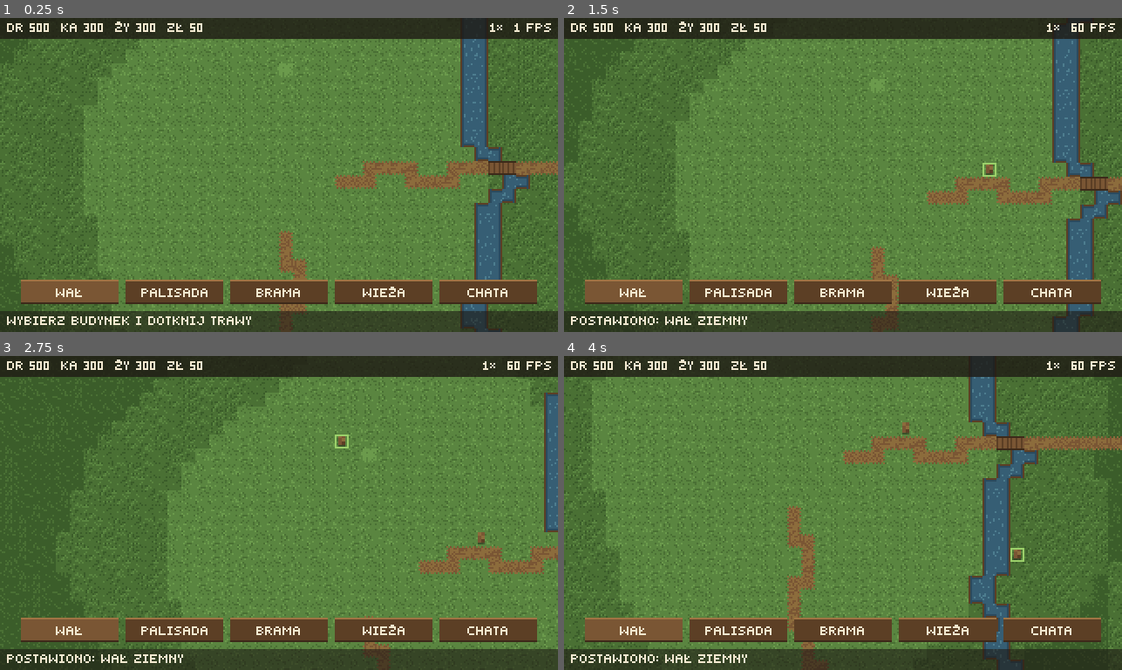
Above: before the commit, frames 1-4 (two rows, left to right).
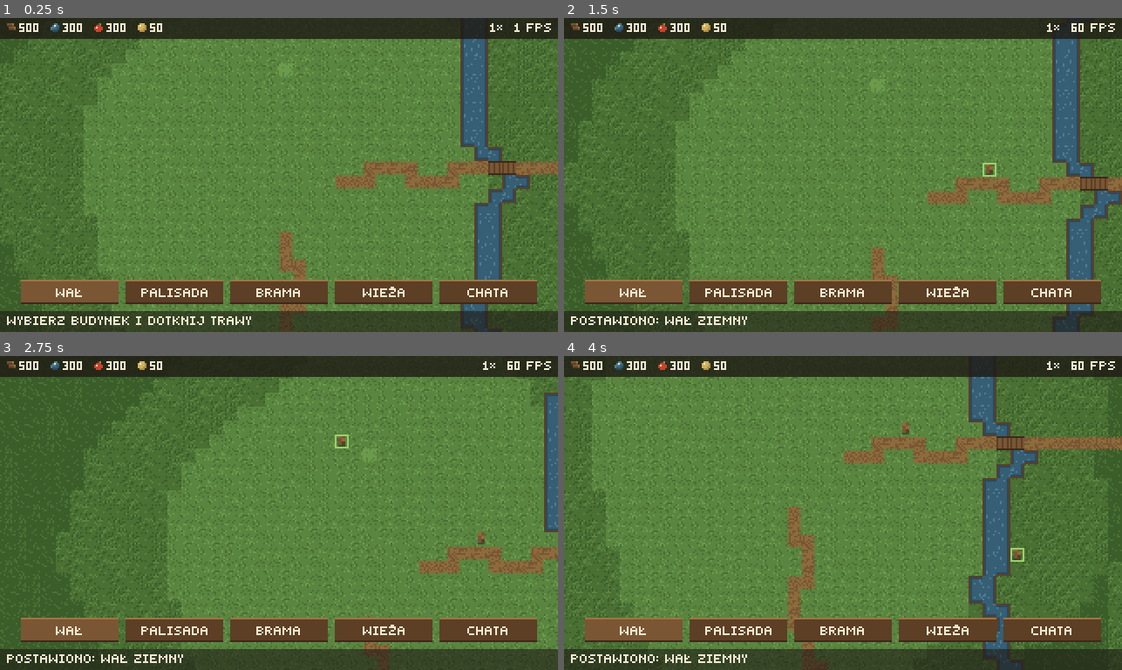
Above: after the commit, the same moments.

Repository: shivetay/castle_defender
Game: Godot game, scene res://scenes/main.tscn
Same seed, same stepped clock (60 frames per second), same inputs: the game is played once before the commit and once after it.
Inputs (mouse positions are in pixels of both pictures, inside the frame that each line leads up to):
- Up to frame 1 (0.25 s): no input
- Up to frame 2 (1.5 s): tap Enter at 0.5 s; move the mouse to (965, 159) at 0.52 s; click (965, 159) at 0.67 s; tap Space at 1.25 s; drag from (731, 190) to (815, 237) at 1.27 s
- Up to frame 3 (2.75 s): tap Enter at 2 s; move the mouse to (334, 443) at 2.02 s; click (334, 443) at 2.17 s
- Up to frame 4 (4 s): tap Space at 2.75 s; drag from (815, 575) to (675, 465) at 2.77 s; tap Enter at 3.5 s; move the mouse to (1010, 560) at 3.52 s; click (1010, 560) at 3.67 s

The runs differ from the first frame. In frame 1, 0.5% of the frame differs, in the area x 1-37%, y 1-5%; in frame 2, 0.5%; in frame 3, 0.5%; in frame 4, 0.5%.

Commit message:
Etap 4: ikony surowców 5×5 na pasku
Drewno, kamień, żywność i złoto jako wzory w kodzie (PixelIcons),
kolory z palety, atlas w cache. Ikony zastępują skróty na pasku.

Co-Authored-By: Claude Opus 5.5 <noreply@anthropic.com>
Claude-Session: https://claude.ai/code/session_01Lo771isp5ZWuHcfjBdXRLx

Diff:
--- /dev/null
+++ b/scripts/gfx/pixel_icons.gd
@@ -0,0 +1,50 @@
+class_name PixelIcons
+extends RefCounted
+## Ikony surowców 5×5 zapisane w kodzie jako wzory znaków (bez plików graficznych).
+## Kolejność jak w EconomyConfig.Res: drewno (dwa bale), kamień, żywność (jabłko), złoto (moneta).
+## Atlas wszystkich ikon powstaje raz, przy pierwszym użyciu, i jest trzymany w cache.
+
+const SIZE := 5
+
+## Legenda wzorów: znak → kolor palety. '.' to przezroczystość.
+const LEGEND := {
+	"k": Palette.WOOD[0], "m": Palette.WOOD[1], "w": Palette.WOOD[2], "l": Palette.WOOD[3],
+	"s": Palette.WATER[0], "S": Palette.WATER[1], "L": Palette.WATER[2],
+	"a": Palette.ACCENT, "g": Palette.GRASS[3], "t": Palette.THATCH[1], "T": Palette.THATCH[2],
+	"i": Palette.INK,
+}
+
+const RESOURCES: Array = [
+	["wwwl.", "mmmw.", ".wwwl", ".mmmw", "....."],
+	["..LL.", ".LiLS", "LLLSS", "LSSSs", ".sss."],
+	["..mg.", ".aaa.", "aiaaa", "aaaaa", ".aaa."],
+	[".TTT.", "TiTTt", "TTTTt", "TTTtt", ".ttt."],
+]
+
+static var _atlas: ImageTexture
+
+
+## Obraz atlasu: ikony obok siebie, każda w kratce SIZE×SIZE.
+static func make_atlas() -> Image:
+	var img := Image.create(SIZE * RESOURCES.size(), SIZE, false, Image.FORMAT_RGBA8)
+	for i in RESOURCES.size():
+		var rows: Array = RESOURCES[i]
+		for y in SIZE:
+			var row: String = rows[y]
+			for x in SIZE:
+				var ch := row[x]
+				if ch != ".":
+					img.set_pixel(i * SIZE + x, y, LEGEND[ch] as Color)
+	return img
+
+
+static func atlas() -> ImageTexture:
+	if _atlas == null:
+		_atlas = ImageTexture.create_from_image(make_atlas())
+	return _atlas
+
+
+## Rysuje ikonę surowca `res` lewym górnym rogiem w `pos` (całe piksele).
+static func draw_resource(ci: CanvasItem, pos: Vector2, res: int) -> void:
+	ci.draw_texture_rect_region(atlas(), Rect2(pos.floor(), Vector2(SIZE, SIZE)),
+			Rect2(res * SIZE, 0, SIZE, SIZE))
--- a/scripts/ui/hud.gd
+++ b/scripts/ui/hud.gd
@@ -44,13 +44,28 @@
 	return not card_title.is_empty()
 
 
-## Pasek surowców, np. „Dr 520 Ka 300 Ży 300 Zł 50”. Pełny magazyn ma dopisek „max”.
-static func resources_text(amounts: Array[int]) -> String:
-	var parts: PackedStringArray = []
+const ICON_GAP := 2
+const RESOURCE_GAP := 7
+
+
+## Liczby na pasku surowców (bez ikon). Pełny magazyn ma dopisek „max”.
+static func resource_labels(amounts: Array[int]) -> Array[String]:
+	var out: Array[String] = []
 	for res in EconomyConfig.count():
 		var full := EconomyConfig.is_capped(res) and amounts[res] >= EconomyConfig.CAPACITY[res]
-		parts.append("%s %d%s" % [EconomyConfig.SHORT_NAMES[res], amounts[res], " max" if full else ""])
-	return "  ".join(parts)
+		out.append("%d%s" % [amounts[res], " max" if full else ""])
+	return out
+
+
+## Lewe krawędzie ikon na pasku surowców, licząc od x = `left`, i na końcu prawa krawędź paska.
+static func resource_layout(amounts: Array[int], left: int) -> Array[int]:
+	var xs: Array[int] = []
+	var x := left
+	for label in resource_labels(amounts):
+		xs.append(x)
+		x += PixelIcons.SIZE + ICON_GAP + PixelFont.text_width(label) + RESOURCE_GAP
+	xs.append(x - RESOURCE_GAP)
+	return xs
 
 
 ## Przyciski paska budynków: rząd wyśrodkowany nad paskiem komunikatu, z dala od krawędzi.
@@ -121,7 +136,7 @@
 	var view := get_viewport_rect().size
 	draw_rect(Rect2(0, 0, view.x, BAR_H), Color(Palette.SHADOW, 0.8))
 	if economy != null:
-		PixelFont.draw_text(self, Vector2(4, 1), resources_text(economy.amounts), Palette.INK)
+		_draw_resources()
 	var zoom := camera.zoom_level if camera != null else 1
 	var info := "%d×  %d FPS" % [zoom, Engine.get_frames_per_second()]
 	PixelFont.draw_right(self, view.x - 4, 1, info, Palette.INK)
@@ -145,6 +160,16 @@
 	PixelFont.draw_text(self, Vector2(4, view.y - BAR_H + 1), message, Palette.INK)
 
 
+## Ikona 5×5 na wysokości wielkich liter, obok liczba. Pełny magazyn świeci kolorem strzechy.
+func _draw_resources() -> void:
+	var labels := resource_labels(economy.amounts)
+	var xs := resource_layout(economy.amounts, 4)
+	for res in labels.size():
+		PixelIcons.draw_resource(self, Vector2(xs[res], 1 + PixelFont.CAP_TOP), res)
+		var col: Color = Palette.THATCH[2] if economy.is_full(res) else Palette.INK
+		PixelFont.draw_text(self, Vector2(xs[res] + PixelIcons.SIZE + ICON_GAP, 1), labels[res], col)
+
+
 func _draw_button(r: Rect2, label: String, active: bool, disabled: bool) -> void:
 	draw_rect(r, Palette.WOOD[2] if active else Palette.WOOD[1])
 	draw_rect(Rect2(r.position, Vector2(r.size.x, 1)), Palette.WOOD[3])
--- a/tests/test_economy.gd
+++ b/tests/test_economy.gd
@@ -143,6 +143,8 @@
 	for res in EconomyConfig.count():
 		worst.append(maxi(EconomyConfig.CAPACITY[res], 99999))
 	var right := PixelFont.text_width("4×  60 FPS")
-	assert_true(PixelFont.text_width(Hud.resources_text(worst)) + right + 12 <= 320, "pasek surowców mieści się w 320 px")
-	assert_true(Hud.resources_text(worst).contains("max"), "pełny magazyn jest oznaczony")
+	var xs := Hud.resource_layout(worst, 4)
+	assert_eq(xs.size(), EconomyConfig.count() + 1, "pozycja każdej ikony i koniec paska")
+	assert_true(xs[-1] + right + 12 <= 320, "pasek surowców mieści się w 320 px")
+	assert_true(Hud.resource_labels(worst)[0].contains("max"), "pełny magazyn jest oznaczony")
 	return true
--- /dev/null
+++ b/tests/test_pixel_icons.gd
@@ -0,0 +1,37 @@
+extends TestCase
+## Ikony surowców: wzory 5×5, kolory tylko z palety, każda ikona inna, ikona na każdy surowiec.
+
+
+func test_one_icon_per_resource() -> bool:
+	assert_eq(PixelIcons.RESOURCES.size(), EconomyConfig.count(), "ikona dla każdego surowca")
+	for i in PixelIcons.RESOURCES.size():
+		var rows: Array = PixelIcons.RESOURCES[i]
+		assert_eq(rows.size(), PixelIcons.SIZE, "ikona %d ma 5 wierszy" % i)
+		for row: String in rows:
+			assert_eq(row.length(), PixelIcons.SIZE, "ikona %d: wiersz „%s” ma 5 znaków" % [i, row])
+			for ch in row:
+				assert_true(ch == "." or PixelIcons.LEGEND.has(ch), "ikona %d: znak „%s” jest w legendzie" % [i, ch])
+	return true
+
+
+func test_atlas_uses_palette_and_icons_differ() -> bool:
+	var allowed := {}
+	for col: Color in Palette.AGE_I + Palette.UI:
+		allowed[col.to_rgba32()] = true
+	var a := PixelIcons.make_atlas()
+	assert_eq(a.get_size(), Vector2i(PixelIcons.SIZE * EconomyConfig.count(), PixelIcons.SIZE), "rozmiar atlasu")
+	assert_eq(a.get_data(), PixelIcons.make_atlas().get_data(), "atlas powtarzalny")
+	var seen := {}
+	for i in EconomyConfig.count():
+		var icon := a.get_region(Rect2i(i * PixelIcons.SIZE, 0, PixelIcons.SIZE, PixelIcons.SIZE))
+		seen[icon.get_data()] = true
+		var filled := 0
+		for y in PixelIcons.SIZE:
+			for x in PixelIcons.SIZE:
+				var col := icon.get_pixel(x, y)
+				if col.a > 0.0:
+					filled += 1
+					assert_true(allowed.has(col.to_rgba32()), "ikona %d: kolor z palety" % i)
+		assert_true(filled >= 12, "ikona %d jest czytelna (≥12 pikseli)" % i)
+	assert_eq(seen.size(), EconomyConfig.count(), "każda ikona jest inna")
+	return true
Not shown, added: scripts/gfx/pixel_icons.gd.uid
Not shown, added: tests/test_pixel_icons.gd.uid
